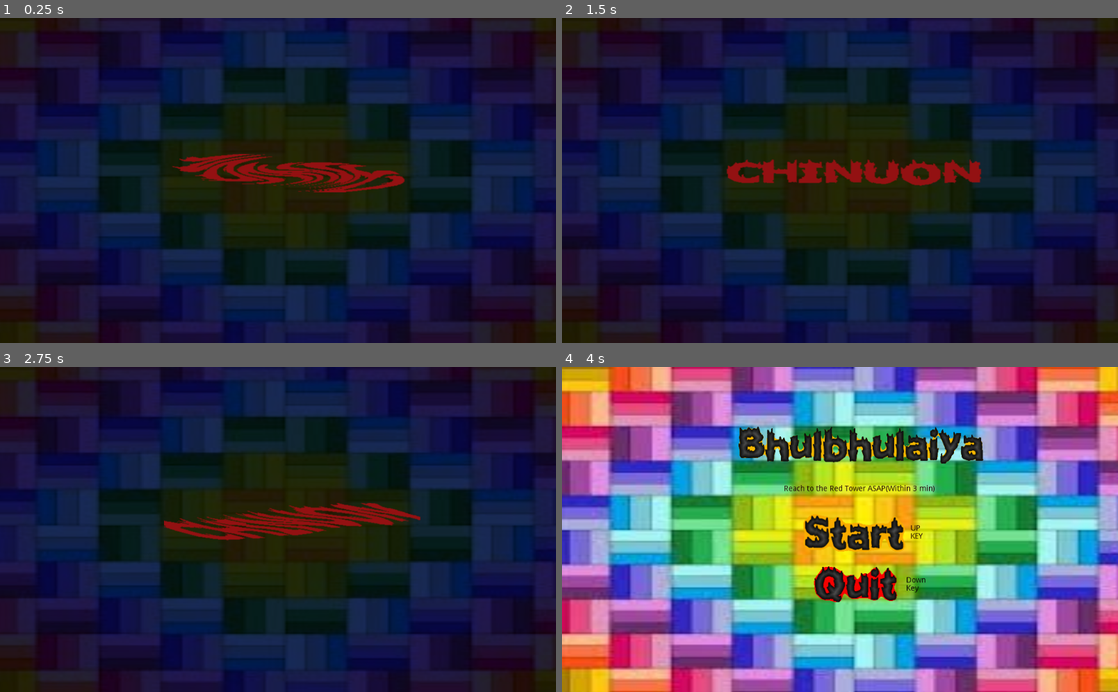
Above: before the commit, frames 1-4 (two rows, left to right).
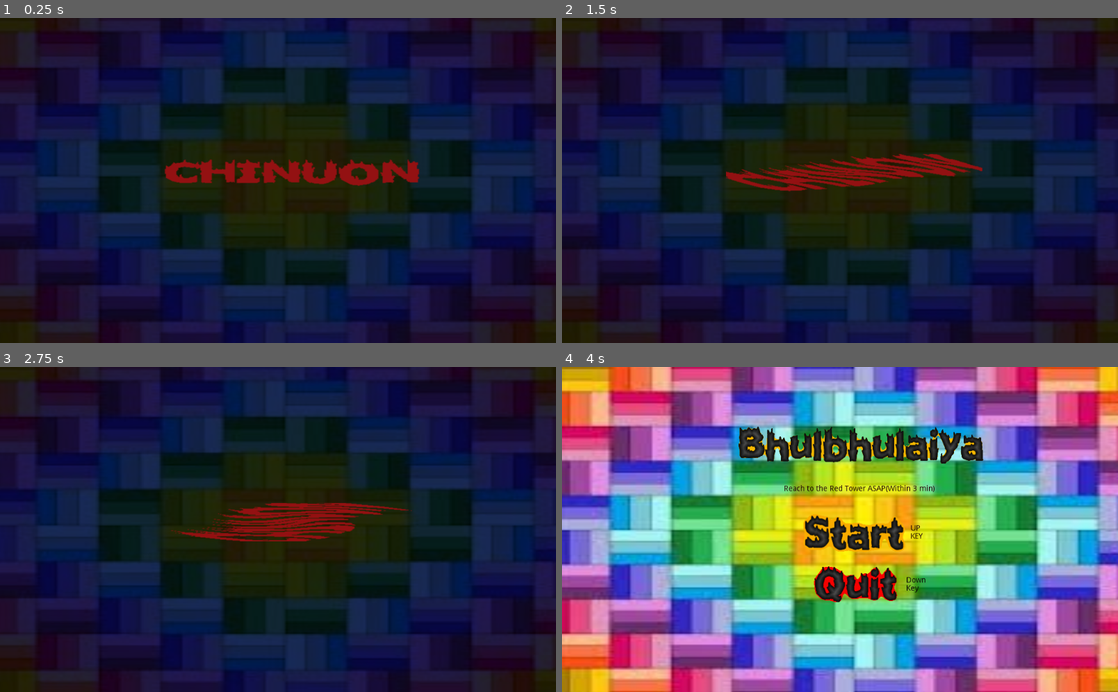
Above: after the commit, the same moments.

Repository: Chinuon/Bhulbhulaiya
Game: Godot game, scene res://splash.tscn
Two runs of this game, one before a commit and one after it. Both use one fixed random seed, a clock stepped at 60 frames per second and the inputs below.
Inputs:
- Up to frame 1 (0.25 s): no input
- Up to frame 2 (1.5 s): hold Right (ui_right) 0.53-1.28 s; hold Down (ui_down) from 1.28 s (still down)
- Up to frame 3 (2.75 s): release Down (ui_down) at 2.03 s; hold Right (ui_right) from 2.03 s (still down)
- Up to frame 4 (4 s): release Right (ui_right) at 2.78 s; hold Up (ui_up) 2.78-3.53 s; hold Left (ui_left) from 3.53 s (still down)

The runs differ from the first frame. In frame 1, 2.4% of the frame differs, in the area x 29-76%, y 41-54%; in frame 2, 2.5%; in frame 3, 2.5%; in frame 4, nothing differs.

Commit message:
added ss

Diff:
--- a/splash.tscn
+++ b/splash.tscn
@@ -31,7 +31,6 @@
 position = Vector2( 537.749, 286.063 )
 scale = Vector2( 1.91831, 1 )
 frames = SubResource( 1 )
-frame = 4
 playing = true
 
 [node name="Timer" type="Timer" parent="."]
Not shown, added: export_presets.cfg
Binary file added: screenshot/Screenshot (250).png
Binary file added: screenshot/Screenshot (251).png
